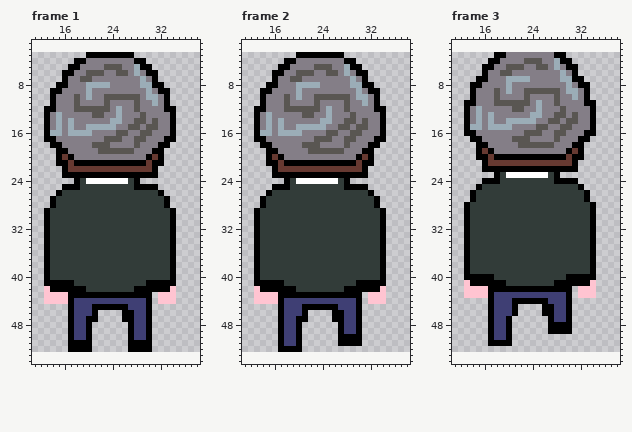
Two states of a pixel-art file, res/img/entities/Player_Anim.ase. The picture above was drawn from the file before the commit.
50x50 pixels, 20 frames. Shown: frame 1: x 11..38, y 1..54; frame 2: x 11..38, y 1..54; frame 3: x 11..38, y 1..54. The old version is drawn lined up with the new one, on the new canvas. The commit also changed other frames, which this record leaves out.
And afterwards:
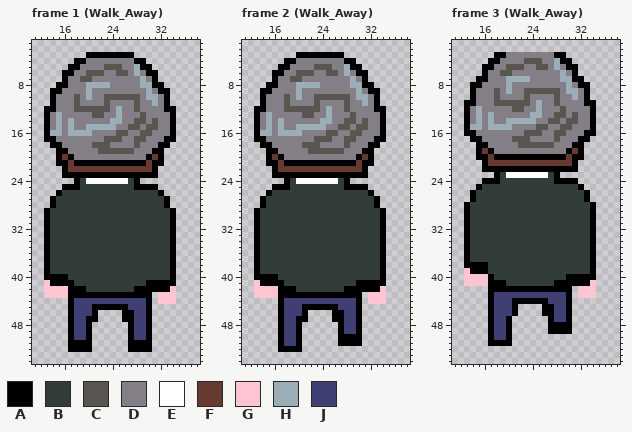
Palette (. is transparent): A #000000  B #323c39  C #595652  D #847e87  E #ffffff  F #663931  G #ffc4d1  H #9badb7  J #3f3f74
Change:
canvas 50x50 -> 50x55, the old top-left corner now at 0,3
Frame 1 (Walk_Away):
The author changed colour B to colour A in row 40 at x 14 to 16.
The author changed colour A to colour G in row 41 at x 13; in row 42 at x 14 to 16.
The edit erases colour G in row 44 at x 13 to 16.
Frame 2 (Walk_Away): the same change as frame 1 (Walk_Away)
Frame 3 (Walk_Away):
The author changed colour B to colour A in rows 38 to 39 at x 14 to 16.
The author changed colour A to colour G in row 39 at x 13; in row 40 at x 13 to 16; in row 41 at x 14 to 16.
The edit erases colour G in rows 42 to 43 at x 13 to 16.
